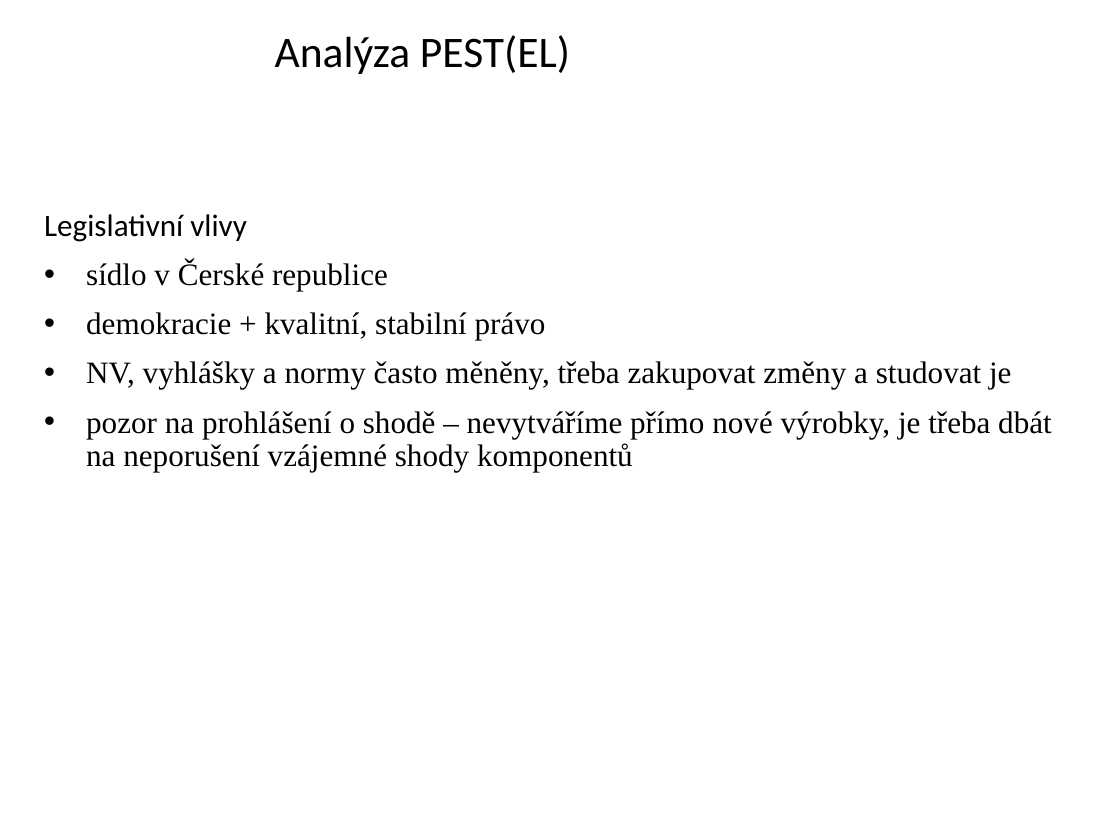
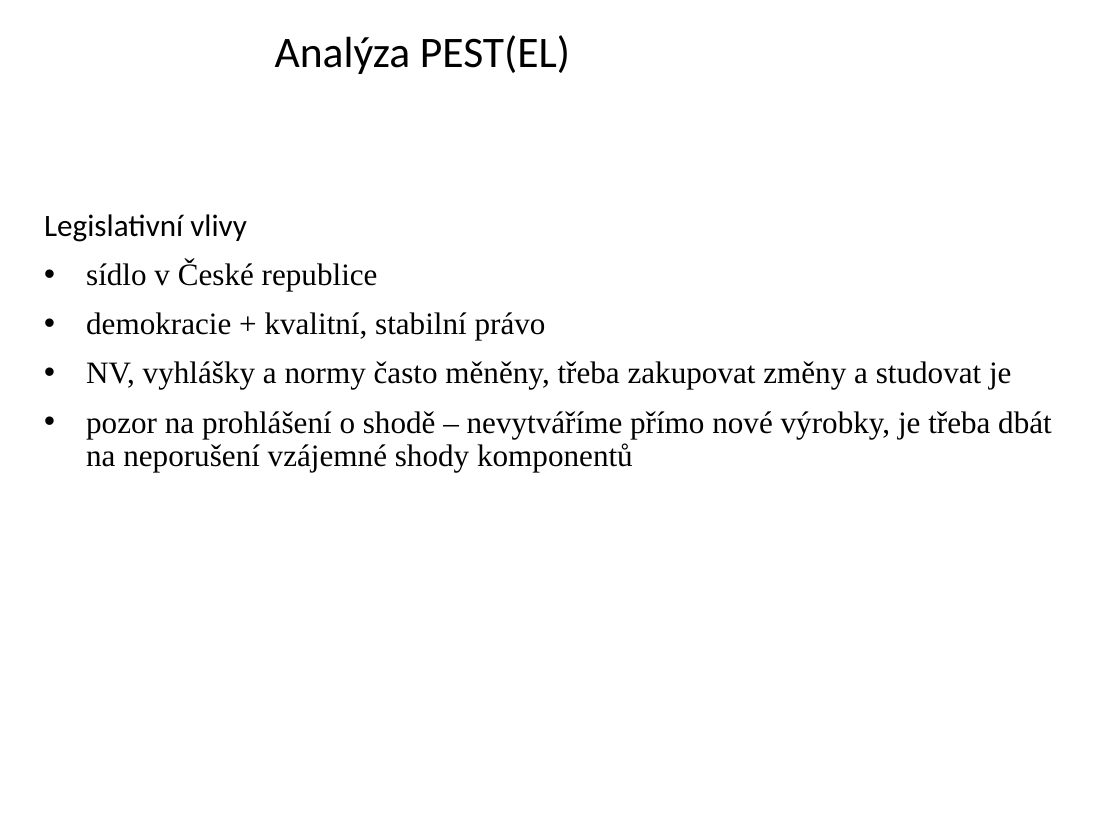
Before and after one commit to ZiipSi/tpr, a slide deck: slide 23 of source/files/Hnat_Zakopal_TPR_prezentace_1.pptx. Drawn at 1120x840 pixels with LibreOffice and Linux fonts; fonts in the diff are those of the drawing; background and template pictures are left out. Boxes give left, top, right and bottom in pixels: in the first picture for what was removed or moved away, otherwise in the second. Text is boxed around its words. In the diff, an @@ line names an element or a change of style, - is before the commit and + after.

```diff
--- a/source/files/Hnat_Zakopal_TPR_prezentace_1.pptx
+++ b/source/files/Hnat_Zakopal_TPR_prezentace_1.pptx
@@ text at <box>86,261,378,291</box>: text changed @@
-• sídlo v Čerské republice
+• sídlo v České republice
```
Also in this commit, not shown: 1 other slide changed, 4 other files.
